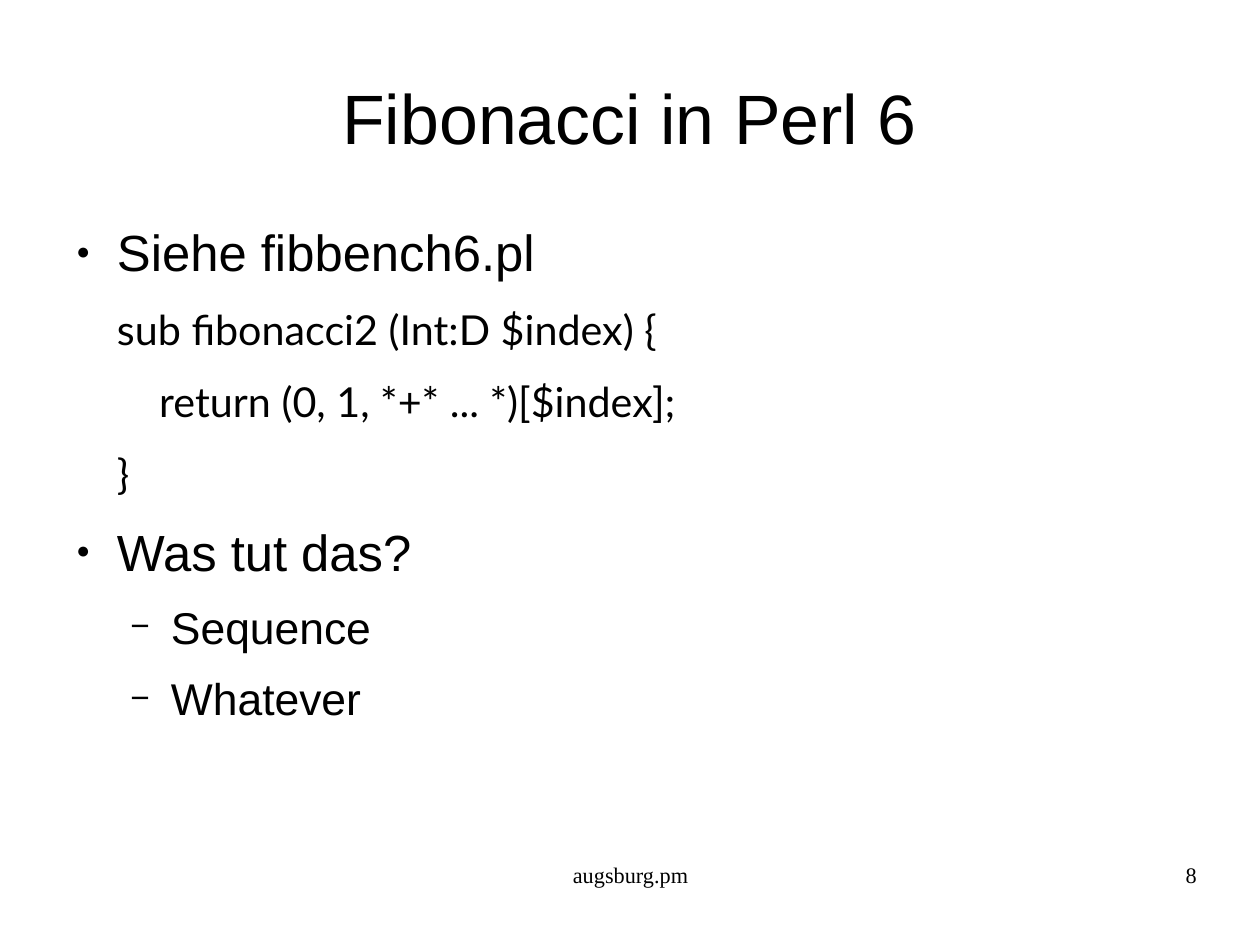
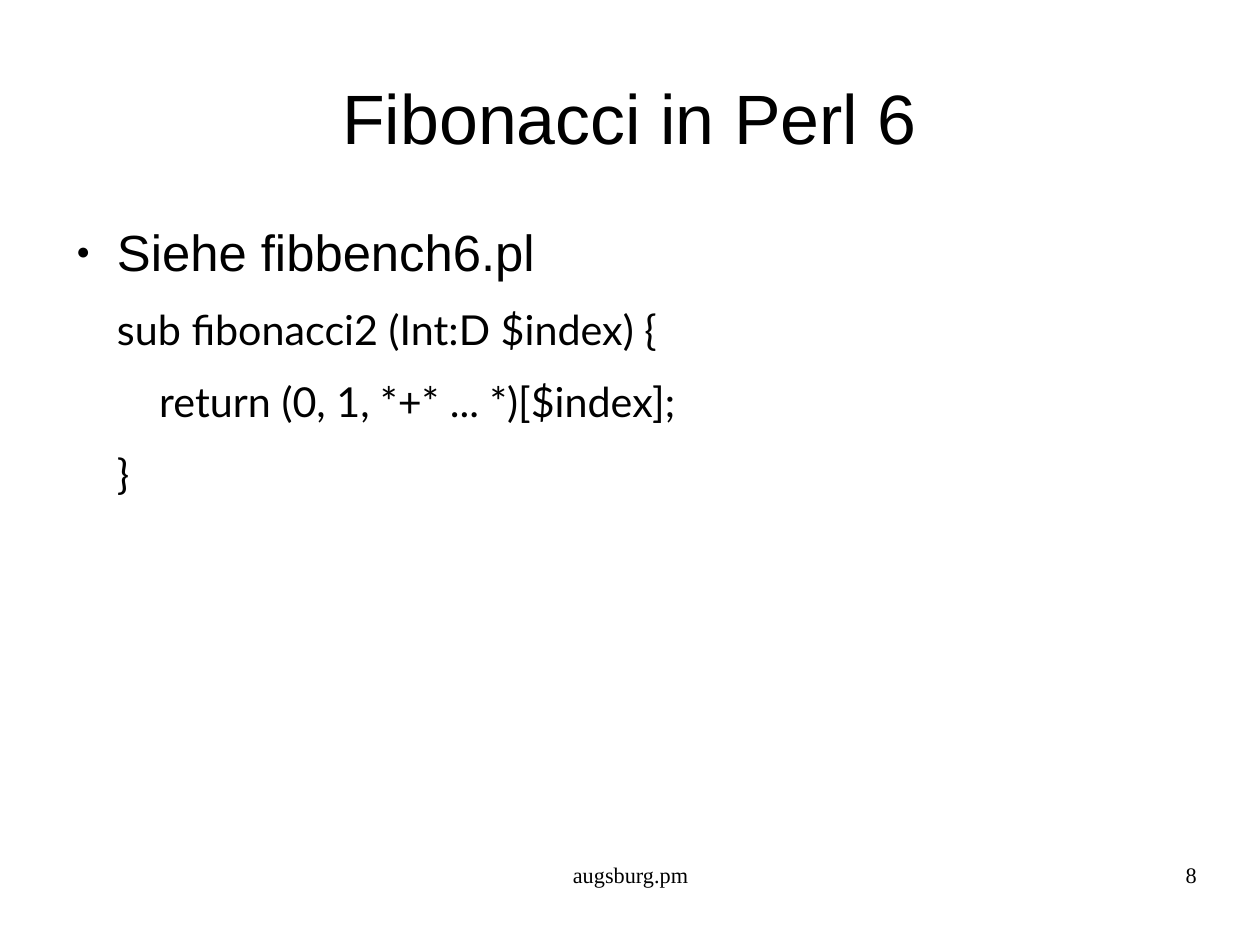
Before and after one commit to augsburgpm/augsburgpm.talk.2016.02, a slide deck: slide 8 of talk.odp. Drawn at 1260x945 pixels with LibreOffice and Linux fonts; fonts in the diff are those of the drawing. Boxes give left, top, right and bottom in pixels: in the first picture for what was removed or moved away, otherwise in the second. Text is boxed around its words. In the diff, an @@ line names an element or a change of style, - is before the commit and + after.

```diff
--- a/talk.odp
+++ b/talk.odp
@@ text at (x1=117, y1=534, x2=411, y2=716): paragraphs removed @@
-● Was tut das?
-  − Sequence
-  − Whatever
```
Also in this commit, not shown: 12 slides added, 1 slide removed, 4 other files.
